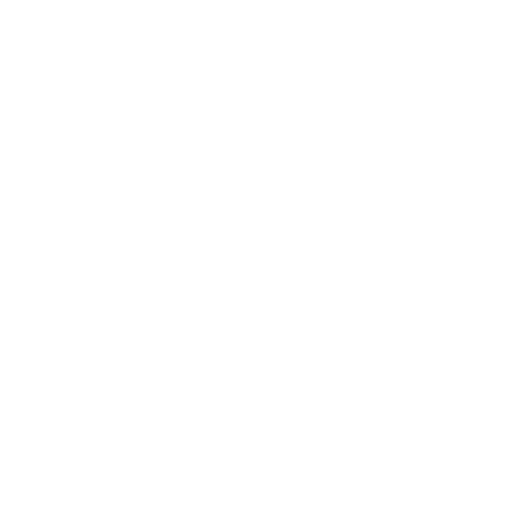
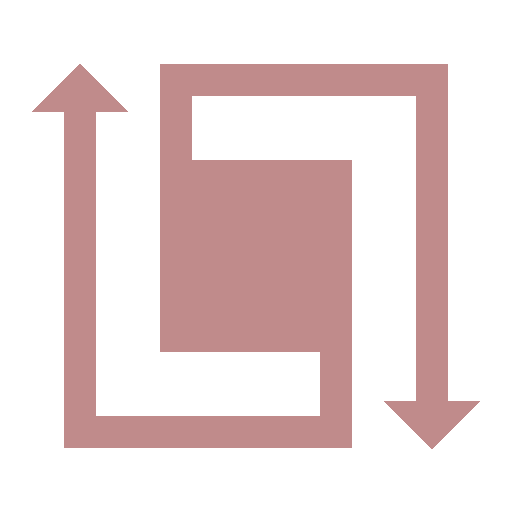
Comparing the layer stacks of the two 512 × 512 images. Changes:
added layer "Layer 9" above "Layer 2" over (x1=32, y1=64, x2=480, y2=449)
hid "Layer 4" over (x1=96, y1=64, x2=416, y2=448)
